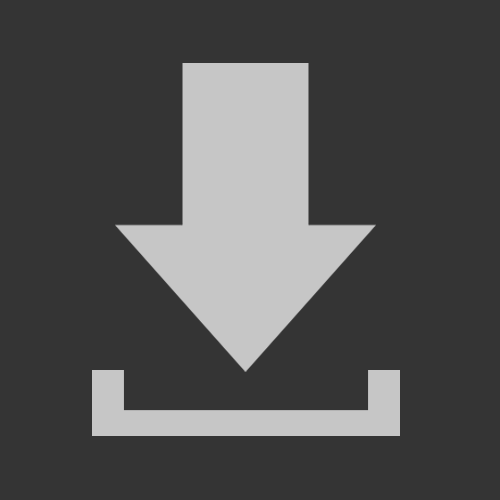
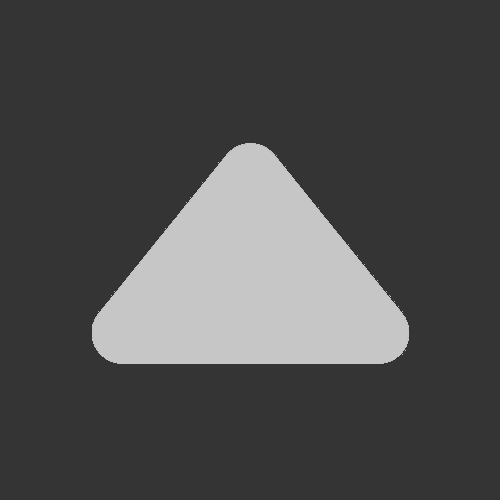
Revision of a layered (500, 500) image; what changed, layer by layer:
added layer "cpsUp" above "cpsDown" over <box>92,141,409,364</box>
hid "Save" over <box>92,63,400,436</box>
hid "#343434-bg hex" over <box>109,213,392,301</box>
